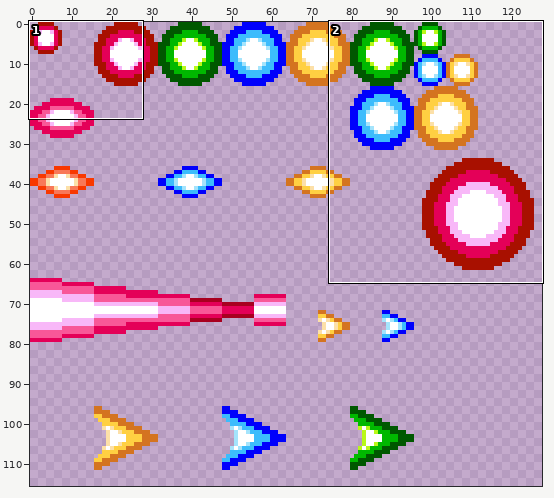
File history of a sprite sheet, textures/enemy_bullets.png. The first picture is a wide view before the edit; the outline marks the close-up.
Close-up. Old version:
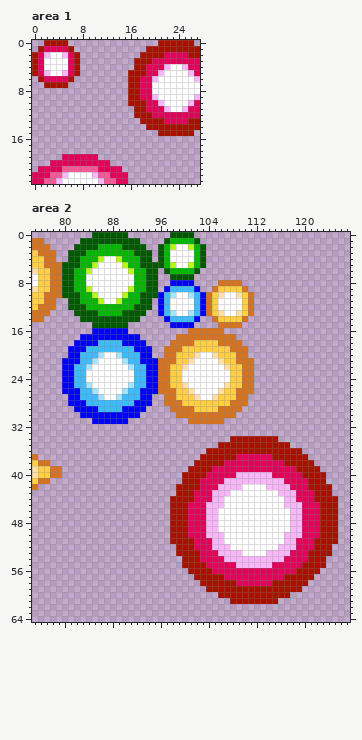
The file is 128x128 pixels. Shown: area 1: x 0..27, y 0..23; area 2: x 75..127, y 0..64. The wide view leaves out empty margins. The commit also changed other parts of the picture, which this record leaves out.
Now the later version:
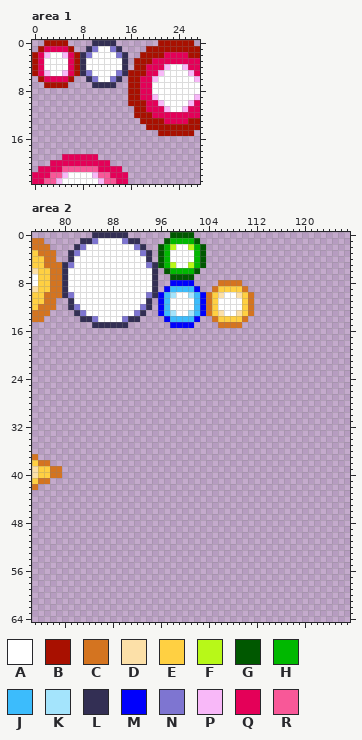
Palette (. is transparent): A #ffffff  B #a81000  C #d47420  D #fce0a8  E #ffd042  F #b8f818  G #005800  H #00b800  J #3cbcfc  K #a4e4fc  L #332f54  M #0000fc  N #7e75d1  P #f8b8f8  Q #e40058  R #f85898
The edit:
Changed rows in their new state; - is an unchanged pixel.
Area 1:
first column x 8:
 0 --LLLL--
 1 -LNAANL-
 2 LNAAAANL
 3 LAAAAAAL
 4 LAAAAAAL
 5 LNAAAANL
 6 -LNAANL-
 7 --LLLL--
Area 2:
first column x 80:
 0 -----LLLLLL-----------------------------------
 1 ---LLNAAAANLL---------------------------------
 2 --LNAAAAAAAANL--------------------------------
 3 -LNAAAAAAAAAANL-------------------------------
 4 -LAAAAA--AAAAAL-------------------------------
 5 LNAAAA----AAAANL------------------------------
 6 LAAAA------AAAAL------------------------------
 7 LAAA--------AAAL------------------------------
 8 LAAA--------AAAL------------------------------
 9 LAAAA------AAAAL------------------------------
10 LNAAAA----AAAANL------------------------------
11 -LAAAAA--AAAAAL-------------------------------
12 -LNAAAAAAAAAANL-------------------------------
13 --LNAAAAAAAANL--------------------------------
14 ---LLNAAAANLL---------------------------------
15 -----LLLLLL-----------------------------------
16 -----......----------......-------------------
17 ---..........------..........-----------------
18 --............----............----------------
19 -..............--..............---------------
20 -..............--..............---------------
21 ................................--------------
22 ................................--------------
23 ................................--------------
24 ................................--------------
25 ................................--------------
26 ................................--------------
27 -..............--..............---------------
28 -..............--..............---------------
29 --............----............----------------
30 ---..........------..........-----------------
31 -----......----------......-------------------
34 ----------------------------........----------
35 --------------------------............--------
36 ------------------------................------
37 -----------------------..................-----
38 ----------------------....................----
39 ---------------------......................---
40 --------------------........................--
41 --------------------........................--
42 -------------------..........................-
43 -------------------..........................-
44 ------------------............................
45 ------------------............................
46 ------------------............................
47 ------------------............................
48 ------------------............................
49 ------------------............................
50 ------------------............................
51 ------------------............................
52 -------------------..........................-
53 -------------------..........................-
54 --------------------........................--
55 --------------------........................--
56 ---------------------......................---
57 ----------------------....................----
58 -----------------------..................-----
59 ------------------------................------
60 --------------------------............--------
61 ----------------------------........----------
Changed places in both close-ups, as pixel boxes (x1, y1, x2, y2):
added: (80, 40, 128, 88)
changed: (62, 232, 338, 604)
